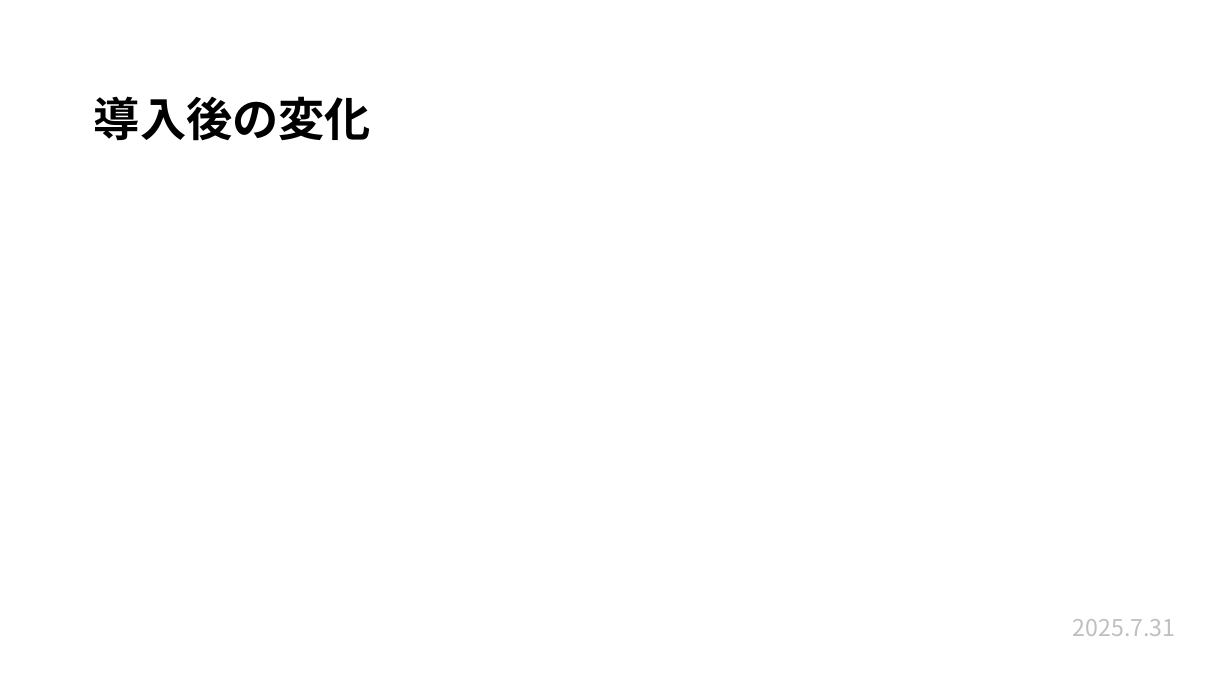
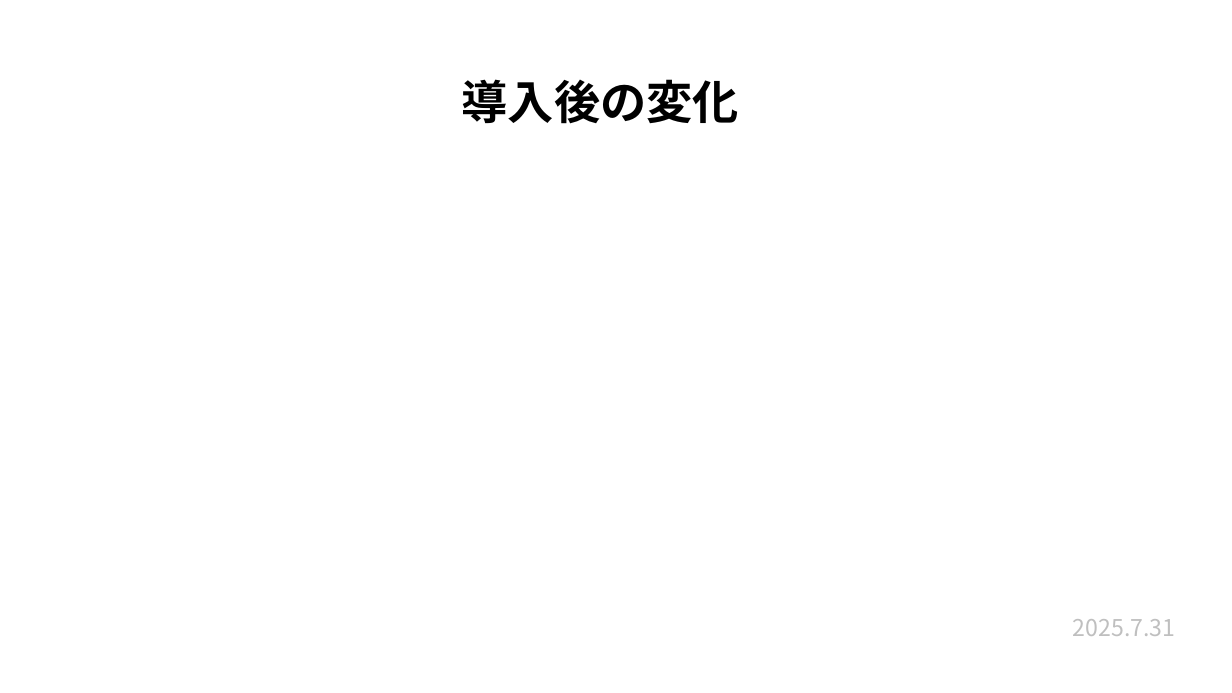
Before and after one commit to plusdojo2025/a2-7, a slide deck: slide 7 of 発表準備/7月成果発表会.pptx. Drawn at 1232x693 pixels with LibreOffice and Linux fonts; fonts in the diff are those of the drawing. Boxes give left, top, right and bottom in pixels: in the first picture for what was removed or moved away, otherwise in the second. Text is boxed around its words. In the diff, an @@ line names an element or a change of style, - is before the commit and + after.

```diff
--- a/発表準備/7月成果発表会.pptx
+++ b/発表準備/7月成果発表会.pptx
@@ title "導入後の変化": place and size @@
-title "導入後の変化" at <box>94,96,371,141</box>
+title "導入後の変化" at <box>462,79,739,124</box>
```
Also in this commit, not shown: 14 other slides changed.
